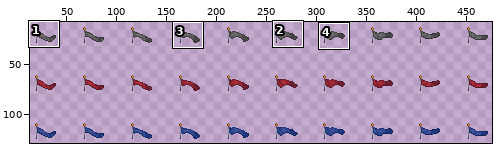
Two versions of one sprite sheet, Assets/Sprites/Enviroment/Flags/Flags spritesheet (1).png. Above: a wide view before the commit, with the close-up outlined.
Close-up. Old version:
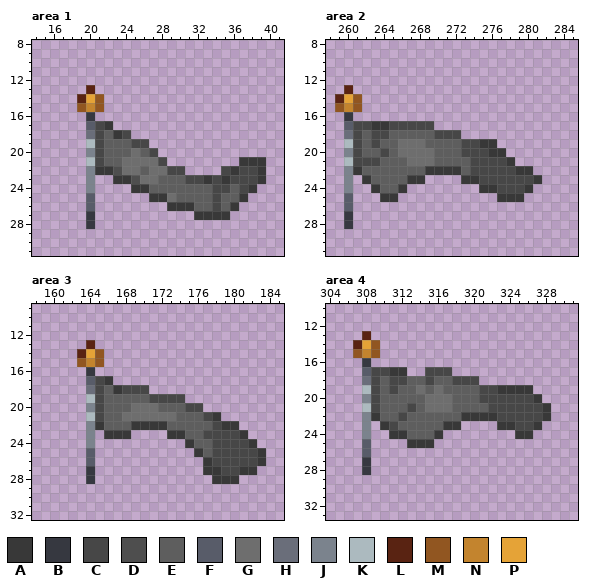
The file is 480x144 pixels. Colours within 5 levels of each other are drawn and written as one. Shown: area 1: x 14..41, y 8..31; area 2: x 258..285, y 8..31; area 3: x 158..185, y 9..32; area 4: x 304..331, y 10..33. The wide view leaves out empty margins. The commit also changed other parts of the picture, which this record leaves out.
Palette (. is transparent): A #383838  B #363840  C #474747  D #4e4e4e  E #5e5e5e  F #585c69  G #6e6e6e  H #6a6e7a  J #7b838d  K #acbabf  L #592312  M #915621  N #c3842e  P #e5a337
And afterwards:
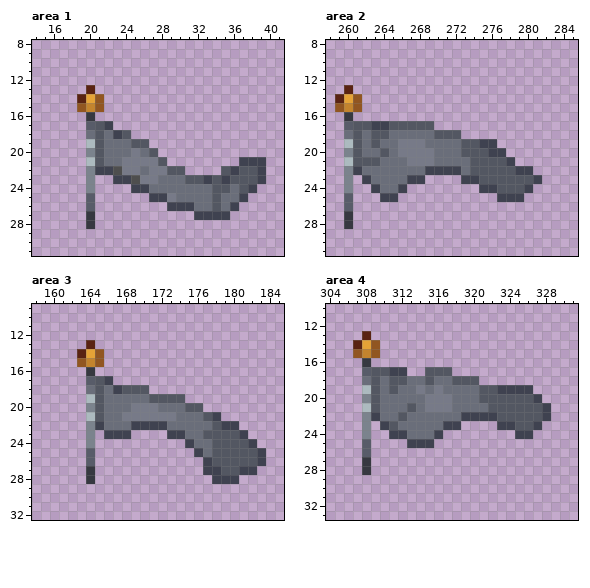
Difference:
{"colour":"A","old":"#383838","new":"#3f4250"}
{"colour":"C","old":"#474747","new":"#535762"}
{"colour":"G","old":"#6e6e6e","new":"#777a88"}
{"where": "area 1"}
{"y":18,"x":22,"old":"E","new":"H"}
{"y":19,"x":22,"old":"EEE","new":"HHH"}
{"y":20,"x":22,"old":"EEE","new":"HHH"}
{"y":20,"x":26,"old":"E","new":"H"}
{"y":21,"x":22,"old":"EE","new":"HH"}
{"y":22,"x":26,"old":"E","new":"H"}
{"y":23,"x":28,"old":"EEE","new":"HHH"}
{"y":24,"x":27,"old":"EEEEEEE","new":"HHHHHHH"}
{"y":24,"x":36,"old":"E","new":"H"}
{"y":25,"x":30,"old":"EEEE","new":"HHHH"}
{"y":25,"x":35,"old":"EE","new":"HH"}
{"y":26,"x":32,"old":"EE","new":"HH"}
{"y":26,"x":35,"old":"E","new":"H"}
{"where": "area 2"}
{"y":18,"x":262,"old":"E","new":"H"}
{"y":18,"x":265,"old":"EEEEE","new":"HHHHH"}
{"y":19,"x":262,"old":"E","new":"H"}
{"y":19,"x":264,"old":"EE","new":"HH"}
{"y":19,"x":269,"old":"EEEE","new":"HHHH"}
{"y":20,"x":262,"old":"EE","new":"HH"}
{"y":20,"x":265,"old":"E","new":"H"}
{"y":20,"x":270,"old":"EEE","new":"HHH"}
{"y":21,"x":264,"old":"EEE","new":"HHH"}
{"y":21,"x":270,"old":"EEEE","new":"HHHH"}
{"y":22,"x":262,"old":"EEEEEEE","new":"HHHHHHH"}
{"y":22,"x":273,"old":"E","new":"H"}
{"y":23,"x":263,"old":"EEEE","new":"HHHH"}
{"y":24,"x":264,"old":"EE","new":"HH"}
{"where": "area 3"}
{"y":18,"x":166,"old":"E","new":"H"}
{"y":19,"x":166,"old":"EEEEE","new":"HHHHH"}
{"y":20,"x":166,"old":"EEE","new":"HHH"}
{"y":20,"x":172,"old":"EEE","new":"HHH"}
{"y":21,"x":166,"old":"EE","new":"HH"}
{"y":21,"x":174,"old":"EEE","new":"HHH"}
{"y":22,"x":166,"old":"EEE","new":"HHH"}
{"y":22,"x":173,"old":"EEEEE","new":"HHHHH"}
{"y":23,"x":175,"old":"EE","new":"HH"}
{"y":24,"x":176,"old":"EE","new":"HH"}
{"y":25,"x":177,"old":"E","new":"H"}
{"where": "area 4"}
{"y":18,"x":310,"old":"E","new":"H"}
{"y":18,"x":313,"old":"EE","new":"HH"}
{"y":18,"x":316,"old":"EE","new":"HH"}
{"y":19,"x":310,"old":"E","new":"H"}
{"y":19,"x":312,"old":"EE","new":"HH"}
{"y":19,"x":315,"old":"E","new":"H"}
{"y":19,"x":317,"old":"EEEE","new":"HHHH"}
{"y":20,"x":310,"old":"EEEEE","new":"HHHHH"}
{"y":20,"x":318,"old":"EEE","new":"HHH"}
{"y":21,"x":310,"old":"EEE","new":"HHH"}
{"y":21,"x":314,"old":"E","new":"H"}
{"y":21,"x":318,"old":"EEEE","new":"HHHH"}
{"y":22,"x":310,"old":"EE","new":"HH"}
{"y":22,"x":313,"old":"EEEEEE","new":"HHHHHH"}
{"y":23,"x":312,"old":"EEEEE","new":"HHHHH"}
{"y":24,"x":313,"old":"EEE","new":"HHH"}
{"label":"changed","picture_box":[95,121,266,220]}
{"label":"changed","picture_box":[353,121,542,202]}
{"label":"changed","picture_box":[95,376,266,484]}
{"label":"changed","picture_box":[371,367,551,448]}
